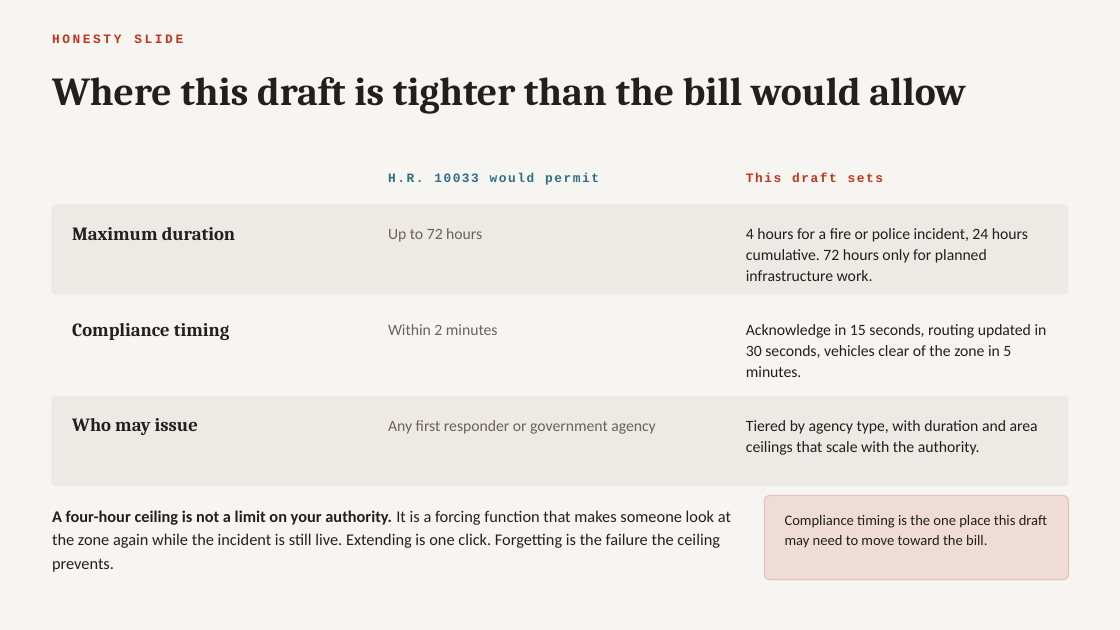
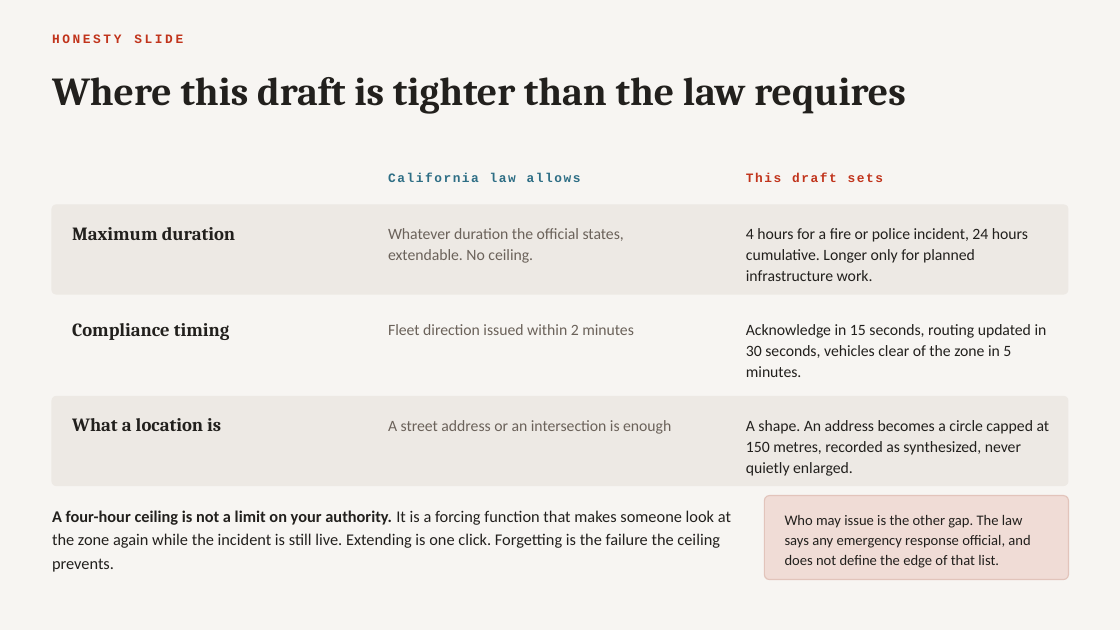
Before and after one commit to The-Center-for-Auto-Safety/Geo-Fence-Notification, a slide deck: slide 10 of brief/GFN-first-responder-briefing.pptx. Drawn at 1120x630 pixels with LibreOffice and Linux fonts; fonts in the diff are those of the drawing. Boxes give left, top, right and bottom in pixels: in the first picture for what was removed or moved away, otherwise in the second. Text is boxed around its words. In the diff, an @@ line names an element or a change of style, - is before the commit and + after.

```diff
--- a/brief/GFN-first-responder-briefing.pptx
+++ b/brief/GFN-first-responder-briefing.pptx
@@ text at bbox=[52, 77, 906, 114]: text changed @@
-Where this draft is tighter than the bill would allow
+Where this draft is tighter than the law requires
@@ text at bbox=[388, 173, 581, 182]: text changed @@
-H.R. 10033 would permit
+California law allows
@@ text at bbox=[388, 228, 624, 263]: text changed @@
-Up to 72 hours
+Whatever duration the official states, extendable. No ceiling.
@@ text at bbox=[746, 228, 1028, 281]: text changed @@
-4 hours for a fire or police incident, 24 hours cumulative. 72 hours only for planned infrastructure work.
+4 hours for a fire or police incident, 24 hours cumulative. Longer only for planned infrastructure work.
@@ text at bbox=[388, 324, 634, 335]: text changed @@
-Within 2 minutes
+Fleet direction issued within 2 minutes
@@ text at bbox=[72, 418, 221, 431]: text changed @@
-Who may issue
+What a location is
@@ text at bbox=[388, 420, 671, 434]: text changed @@
-Any first responder or government agency
+A street address or an intersection is enough
@@ text at bbox=[746, 420, 1050, 476]: text changed @@
-Tiered by agency type, with duration and area ceilings that scale with the authority.
+A shape. An address becomes a circle capped at 150 metres, recorded as synthesized, never quietly enlarged.
@@ text at bbox=[785, 515, 1030, 568]: text changed @@
-Compliance timing is the one place this draft may need to move toward the bill.
+Who may issue is the other gap. The law says any emergency response official, and does not define the edge of that list.
```
Also in this commit, not shown: 4 other slides changed, 6 other files.
